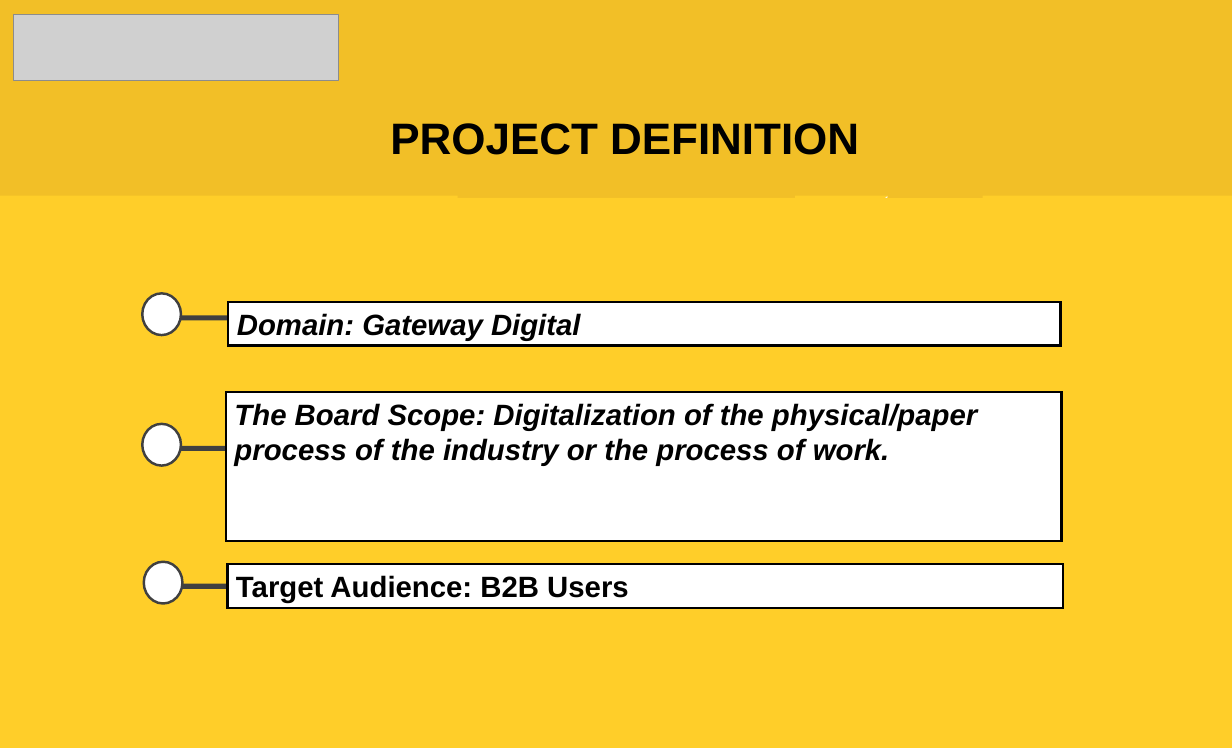
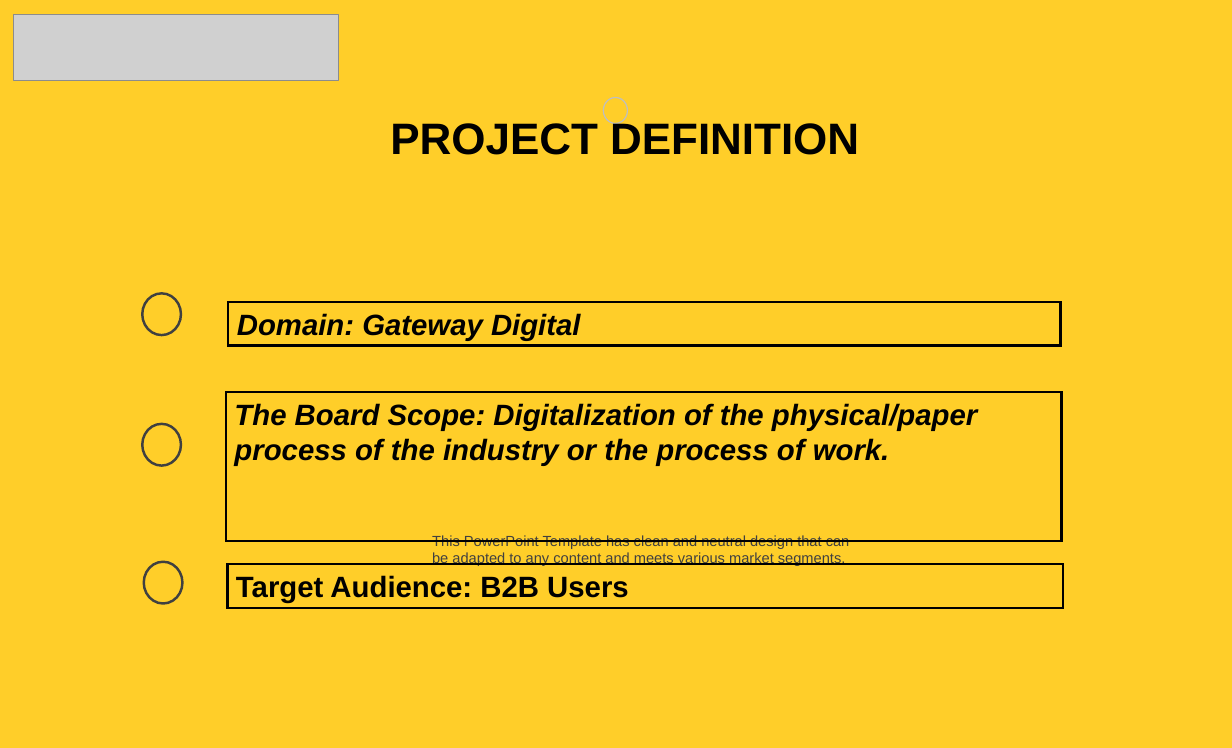
Before and after one commit to RahulSingh0001/Documentation, a slide deck: slide 3 of DIGIGARAGE.odp. Drawn at 1232x748 pixels with LibreOffice and Linux fonts; fonts in the diff are those of the drawing; grey boxes stand for pictures. Boxes give left, top, right and bottom in pixels: in the first picture for what was removed or moved away, otherwise in the second. Text is boxed around its words. In the diff, an @@ line names an element or a change of style, - is before the commit and + after.

```diff
--- a/DIGIGARAGE.odp
+++ b/DIGIGARAGE.odp
@@ rectangle removed at (0, 0, 1232, 196) @@
@@ rectangle removed at (458, 14, 795, 198) @@
@@ ellipse added at (604, 98, 627, 124), outline #BFBFBF 0.99 pt @@
@@ group removed at (572, 149, 659, 362): 2 freeform shapes, 1 trapezoid, 1 rectangle @@
@@ rectangle removed at (887, 125, 982, 198) @@
@@ rectangle removed at (0, 198, 1232, 733) @@
@@ group removed at (880, 160, 971, 231): 4 ellipses @@
@@ rectangle removed at (180, 315, 228, 320) @@
@@ rectangle removed at (180, 446, 228, 451) @@
@@ text added at (432, 535, 850, 566), 12 pt, text #404040 @@
+This PowerPoint Template has clean and neutral design that can be adapted to any content and meets various market segments.
@@ fill #FFFFFF to none in 6 elements at (228, 302, 1060, 346), (226, 392, 1062, 541), (227, 564, 1063, 608), (143, 293, 181, 334), (143, 424, 181, 466), (143, 561, 182, 603) @@
@@ rectangle removed at (182, 583, 230, 589) @@
```
Also in this commit, not shown: 12 other slides changed, 27 slides added, 12 slides removed.
